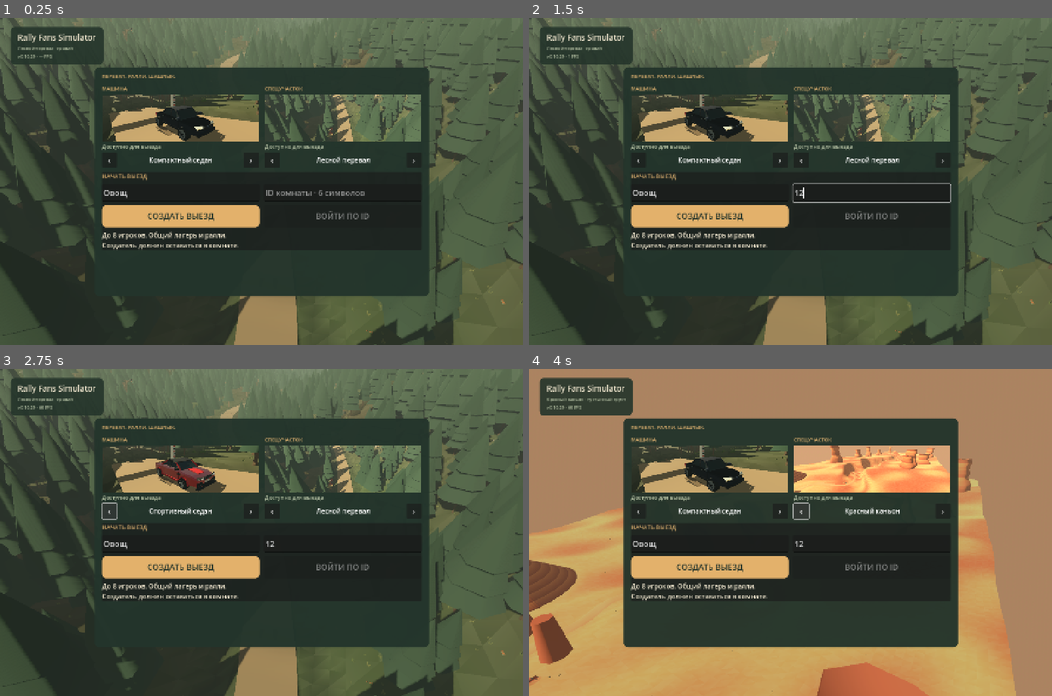
Above: before the commit, frames 1-4 (two rows, left to right).
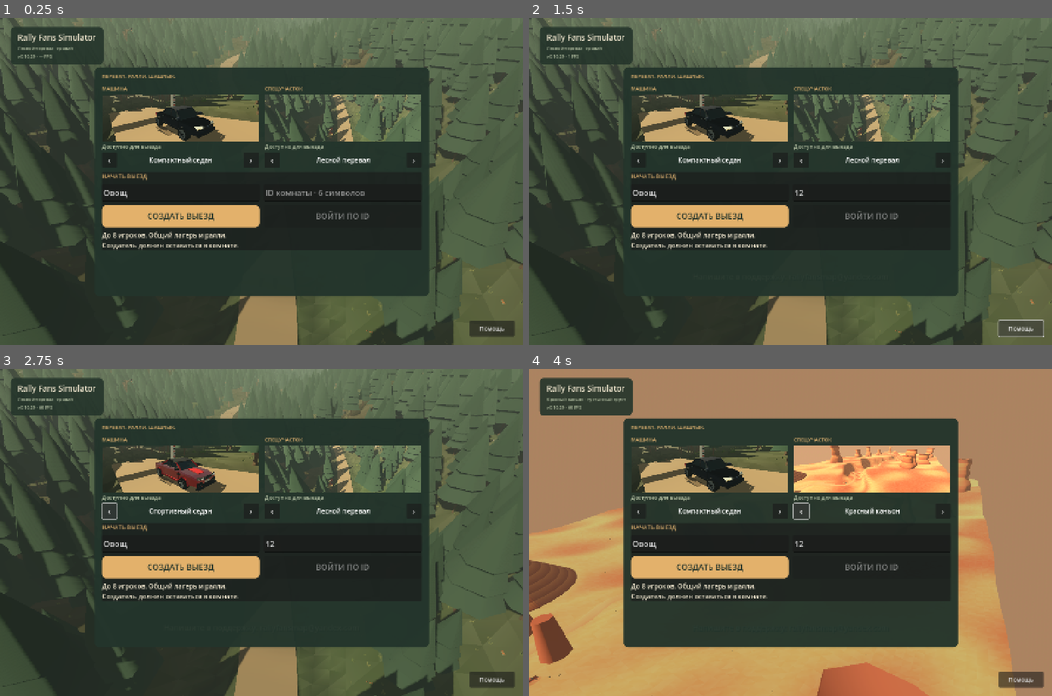
Above: after the commit, the same moments.

Repository: DaniilSmirnov/rfm-simulator
Game: Godot game, scene res://main.tscn
Same seed, same stepped clock (60 frames per second), same inputs: the game is played once before the commit and once after it.
Inputs (mouse positions are in pixels of both pictures, inside the frame that each line leads up to):
- Up to frame 1 (0.25 s): no input
- Up to frame 2 (1.5 s): click (868, 191) at 0.52 s; type "12" at 0.6 s; click (1020, 328) at 1.25 s, where only the run after the commit has a clickable "Помощь"
- Up to frame 3 (2.75 s): click "‹" at 2 s
- Up to frame 4 (4 s): click "›" at 2.75 s; click "‹" at 3.5 s

The runs differ from the first frame. In frame 1, 0.4% of the frame differs, in the area x 89-99%, y 92-98%; in frame 2, 0.6%, in the area x 50-99%, y 50-98%; in frame 3, 0.4%; in frame 4, 0.4%.

Commit message:
feat: add email support button to main and pause menus

Diff:
--- a/game/scripts/lobby_ui.gd
+++ b/game/scripts/lobby_ui.gd
@@ -11,6 +11,8 @@
 var purchase_status: Label
 var return_button: Button
 var host_pause: PanelContainer
+var help_button: Button
+const SUPPORT_EMAIL = "rallyfansmap@yandex.com"
 var audio_controls: VBoxContainer
 var volume_label: Label
 var volume_slider: HSlider
@@ -40,6 +42,20 @@
 	background.mouse_filter = Control.MOUSE_FILTER_IGNORE
 	background.modulate = Color(0.8, 0.8, 0.8, 1)
 	var ui = game.menu.get_parent()
+	help_button = Button.new()
+	help_button.name = "HelpButton"
+	help_button.text = "Помощь"
+	help_button.tooltip_text = "Написать в поддержку: " + SUPPORT_EMAIL
+	ui.add_child(help_button)
+	help_button.set_anchors_and_offsets_preset(Control.PRESET_BOTTOM_RIGHT)
+	help_button.offset_left = -148
+	help_button.offset_right = -24
+	help_button.offset_top = -68
+	help_button.offset_bottom = -24
+	help_button.pressed.connect(func():
+		if OS.shell_open("mailto:" + SUPPORT_EMAIL) != OK:
+			game.toast("Напишите в поддержку: " + SUPPORT_EMAIL)
+	)
 	# Backdrop fills the viewport independently of the inset HUD root.
 	var backdrop_root = Control.new()
 	backdrop_root.mouse_filter = Control.MOUSE_FILTER_IGNORE
@@ -205,6 +221,7 @@
 		host_pause.visible = game.room.connected and not game.room.is_host and game.room.world_paused and not game.paused and not game.dead and not game.finished
 	game.draw_distance_controls.visible = game.playing and game.paused and not game.dead and not game.finished
 	return_button.visible = game.playing
+	help_button.visible = game.menu.visible and (not game.playing or game.paused) and not game.dead and not game.finished
 	audio_controls.visible = game.playing and game.paused and not game.dead and not game.finished
 	if game.mobile_mode:
 		var active_hud = game.playing and not game.paused and not game.dead and not game.finished and not host_pause.visible
